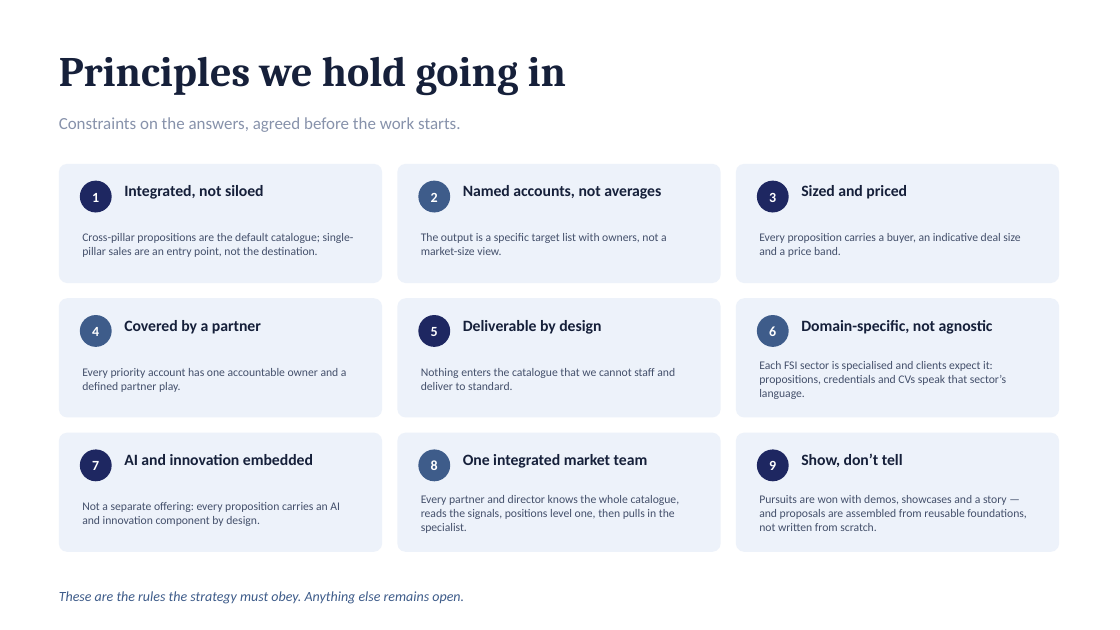
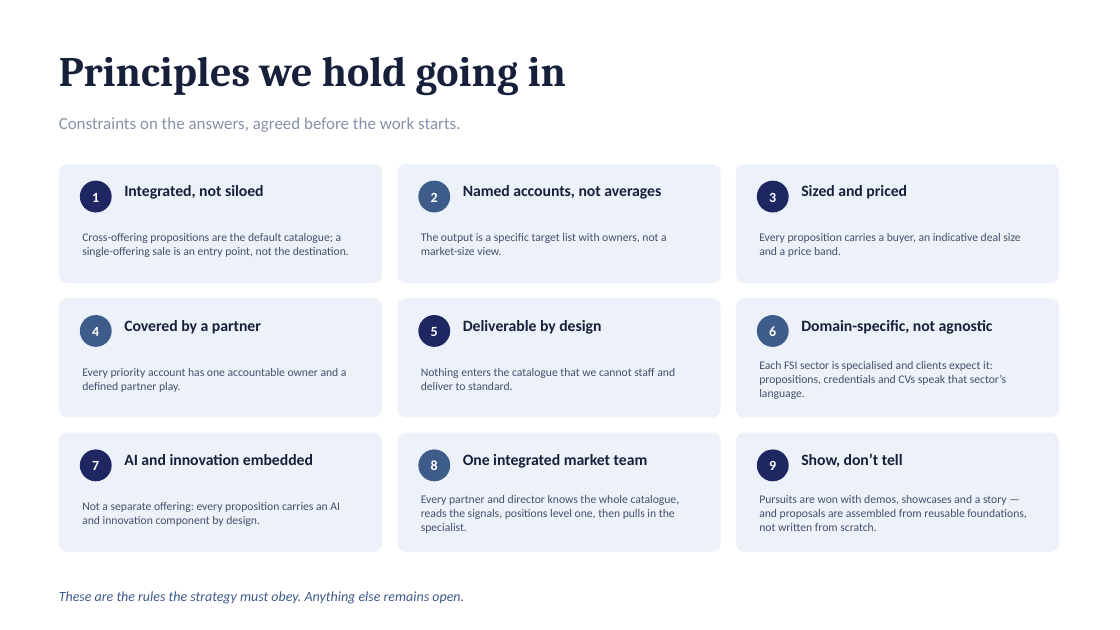
Before and after one commit to dhajjar-cyber/bae, a slide deck: slide 10 of FSI strategy/EAI&D-FSI-Strategy-Development-Plan.pptx. Drawn at 1120x630 pixels with LibreOffice and Linux fonts; fonts in the diff are those of the drawing. Boxes give left, top, right and bottom in pixels: in the first picture for what was removed or moved away, otherwise in the second. Text is boxed around its words. In the diff, an @@ line names an element or a change of style, - is before the commit and + after.

```diff
--- a/FSI strategy/EAI&D-FSI-Strategy-Development-Plan.pptx
+++ b/FSI strategy/EAI&D-FSI-Strategy-Development-Plan.pptx
@@ text at bbox=[82, 233, 349, 257]: text changed @@
-Cross-pillar propositions are the default catalogue; single-pillar sales are an entry point, not the destination.
+Cross-offering propositions are the default catalogue; a single-offering sale is an entry point, not the destination.
```
Also in this commit, not shown: 8 other slides changed, 1 other file.
